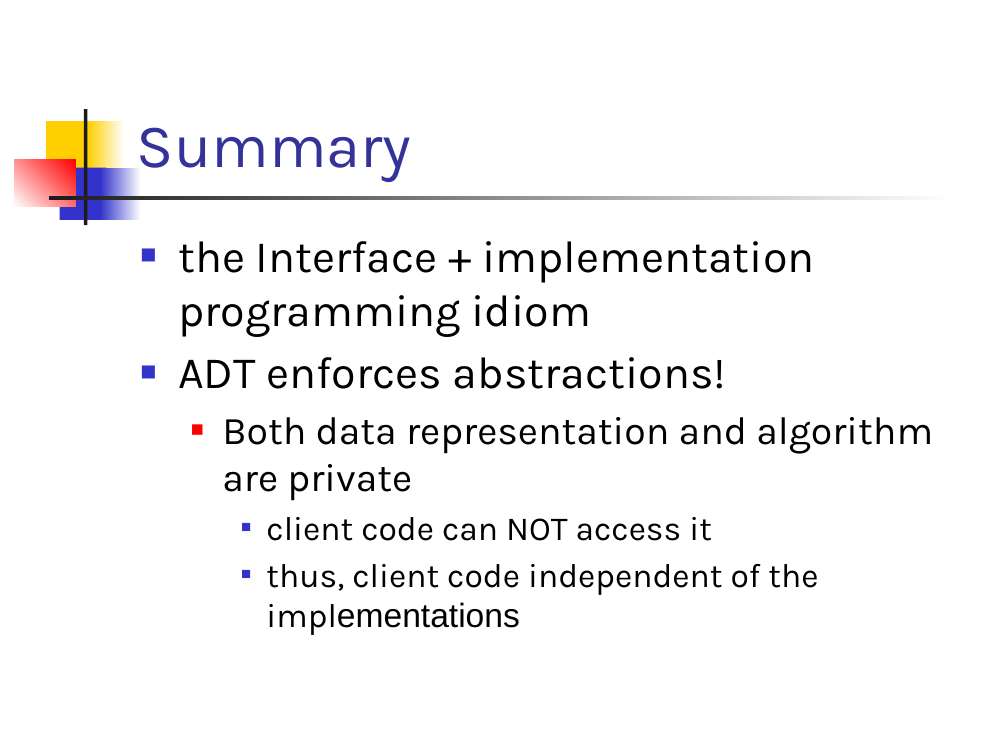
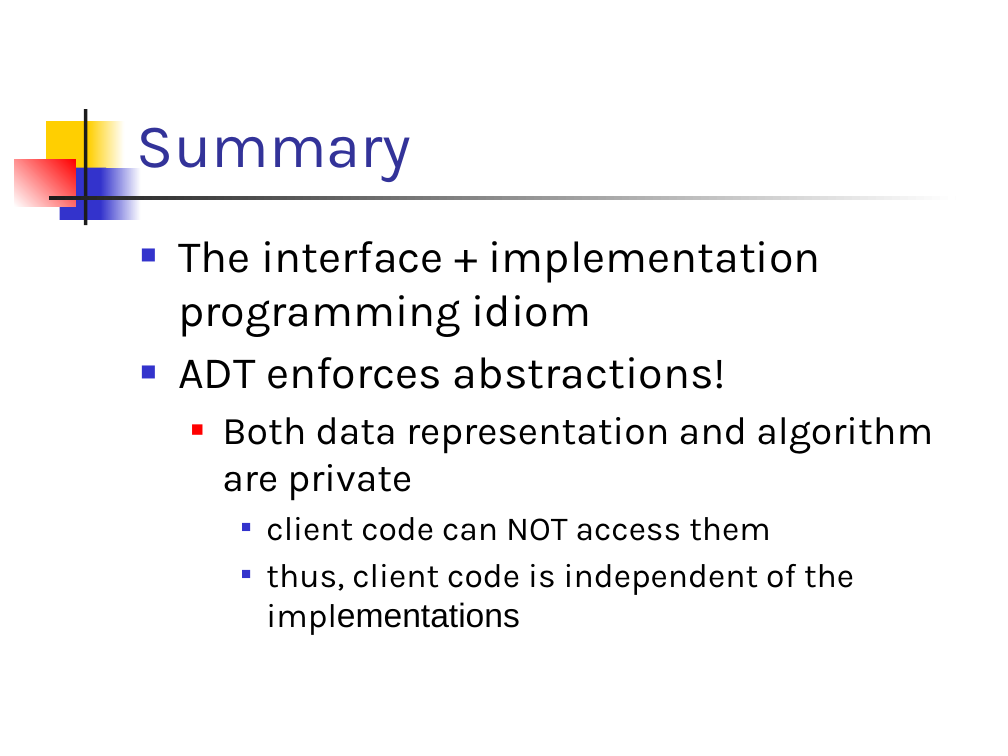
Before and after one commit to csslab-ustc/csslab-ustc.github.io, a slide deck: slide 18 of courses/sysprog/slides/lec10-adt.pptx. Drawn at 1008x756 pixels with LibreOffice and Linux fonts; fonts in the diff are those of the drawing. Boxes give left, top, right and bottom in pixels: in the first picture for what was removed or moved away, otherwise in the second. Text is boxed around its words. In the diff, an @@ line names an element or a change of style, - is before the commit and + after.

```diff
--- a/courses/sysprog/slides/lec10-adt.pptx
+++ b/courses/sysprog/slides/lec10-adt.pptx
@@ text at (178, 241, 821, 337): text changed @@
-■ the Interface + implementation programming idiom
+■ The interface + implementation programming idiom
@@ text at (266, 517, 854, 635): text changed @@
-    ■ client code can NOT access it
-    ■ thus, client code independent of the implementations
+    ■ client code can NOT access them
+    ■ thus, client code is independent of the implementations
```
Also in this commit, not shown: 9 other slides changed, 6 other files.
